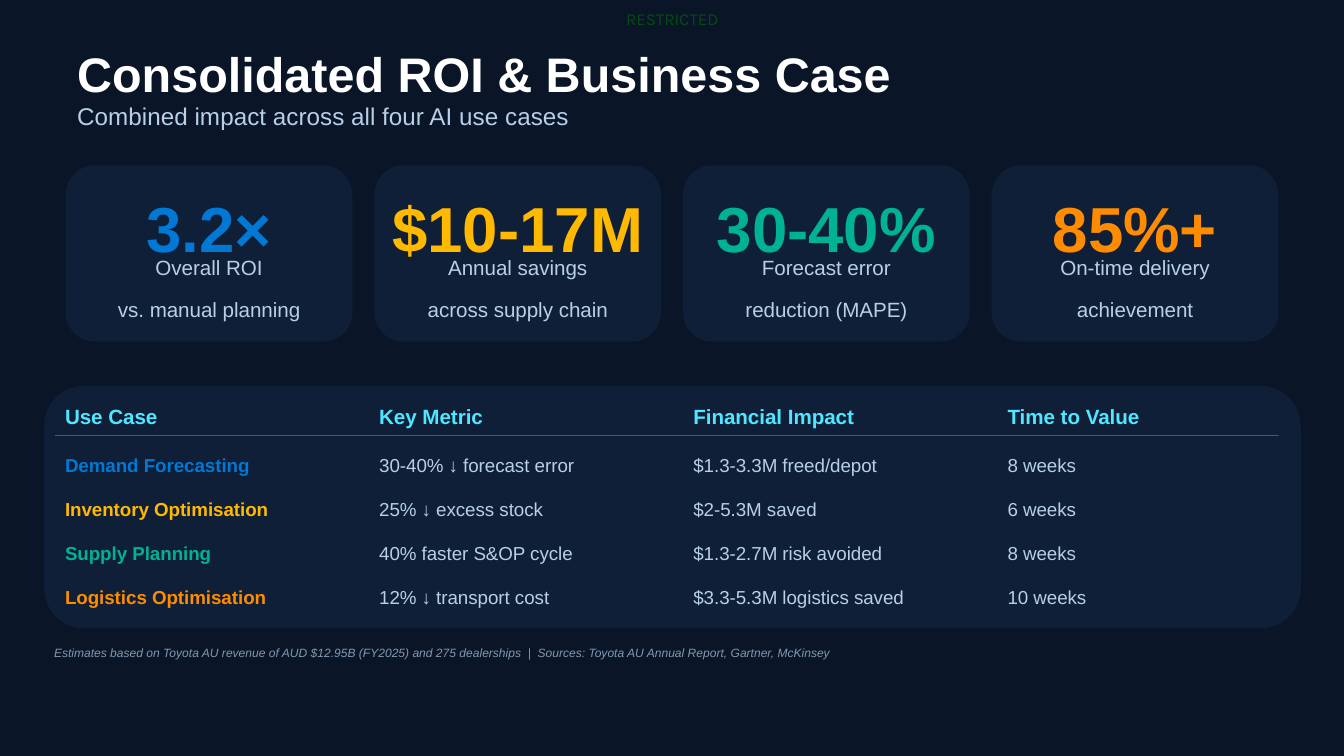
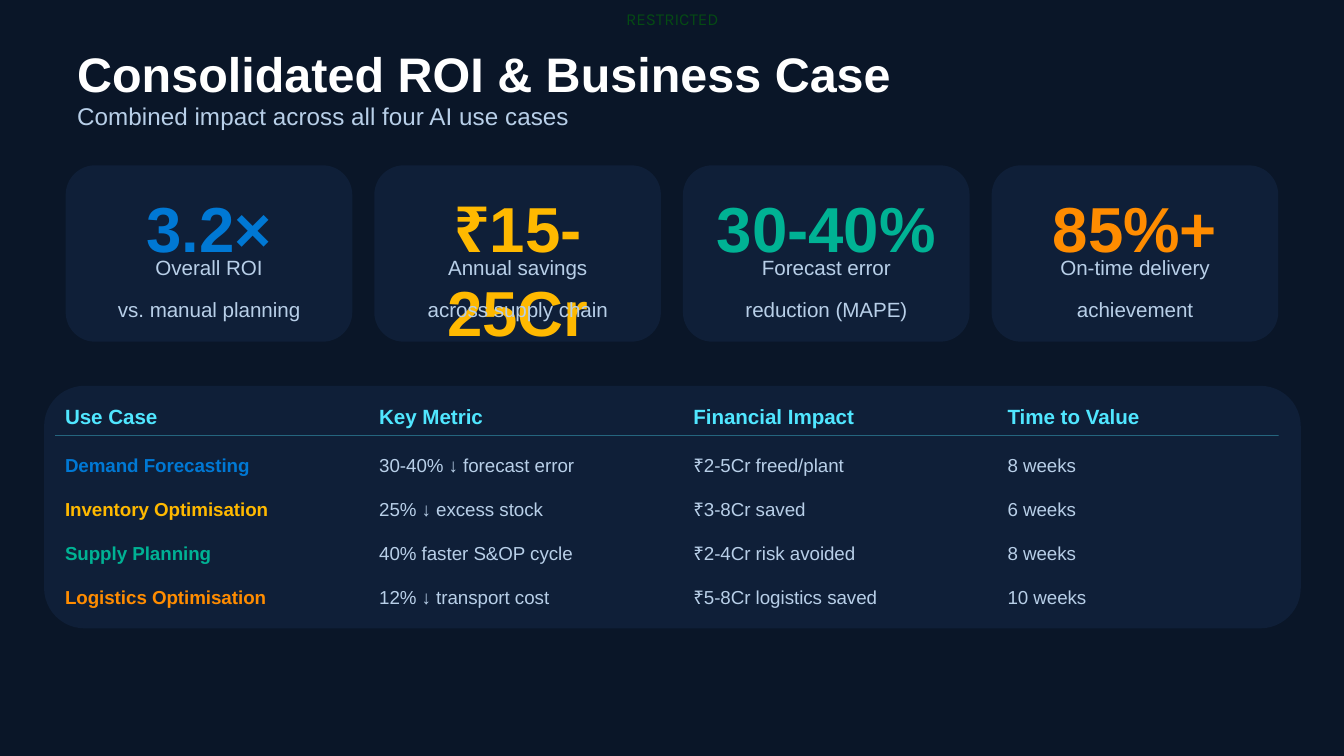
Before and after one commit to bhartiya75/ntt, a slide deck: slide 14 of backend/generated_ppts/NDBS_SAP_Supply_Chain_AI_v2.0.pptx. Drawn at 1344x756 pixels with LibreOffice and Linux fonts; fonts in the diff are those of the drawing; background and template pictures are left out. Boxes give left, top, right and bottom in pixels: in the first picture for what was removed or moved away, otherwise in the second. Text is boxed around its words. In the diff, an @@ line names an element or a change of style, - is before the commit and + after.

```diff
--- a/backend/generated_ppts/NDBS_SAP_Supply_Chain_AI_v2.0.pptx
+++ b/backend/generated_ppts/NDBS_SAP_Supply_Chain_AI_v2.0.pptx
@@ text at [447,208,588,337]: text changed @@
-$10-17M
+₹15-25Cr
@@ text at [704,458,844,476]: text changed @@
-$1.3-3.3M freed/depot
+₹2-5Cr freed/plant
@@ text at [704,502,806,516]: text changed @@
-$2-5.3M saved
+₹3-8Cr saved
@@ text at [704,546,855,560]: text changed @@
-$1.3-2.7M risk avoided
+₹2-4Cr risk avoided
@@ text at [704,590,877,608]: text changed @@
-$3.3-5.3M logistics saved
+₹5-8Cr logistics saved
@@ text removed at [54,648,830,660] @@
-Estimates based on Toyota AU revenue of AUD $12.95B (FY2025) and 275 dealerships | Sources: Toyota AU Annual Report, Gartner, McKinsey
```
Also in this commit, not shown: 12 other slides changed, 1 other file.
